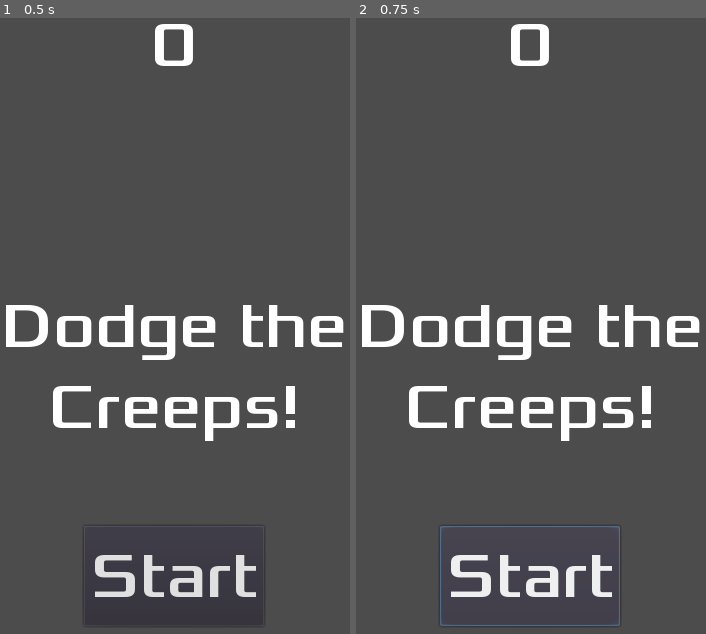
Above: before the commit, frames 1-2 (left to right).
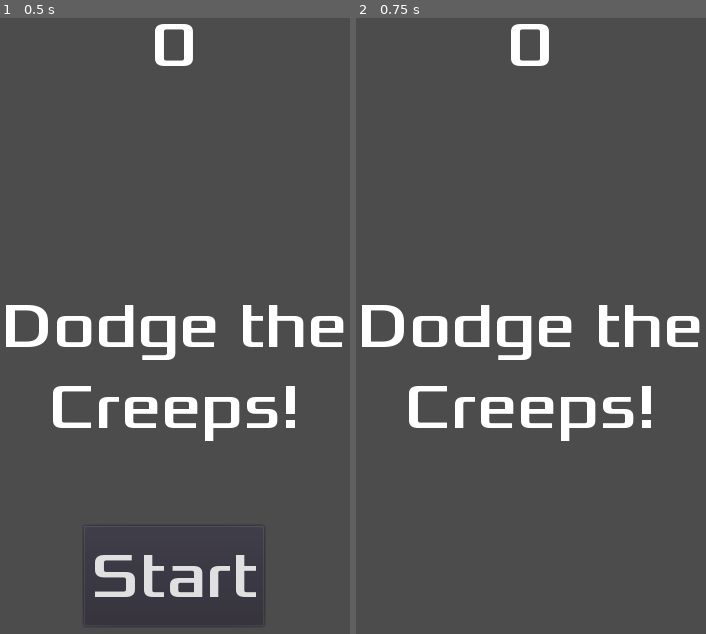
Above: after the commit, the same moments.

Repository: SandraRuPo/dodgeTheCreepSandra
Game: Godot game, scene res://HUD.tscn
The game is run twice, just before and just after one commit, with the same random seed, the same clock (stepped at 60 frames per second) and the same inputs. This scene is started directly instead of the project's main scene.
Inputs:
- Up to frame 1 (0.5 s): no input
- Up to frame 2 (0.75 s): click "Start" at 0.5 s

Frame 1 is identical in both runs. In frame 2, 1.6% of the frame differs, in the area x 24-76%, y 82-99%.

Commit message:
Errors solucionats

Diff:
--- a/DodgeTheCreepSandra/HUD.gd
+++ b/DodgeTheCreepSandra/HUD.gd
@@ -5,6 +5,7 @@
 	$Message.text = text
 	$Message.show()
 	$MessageTimer.start()
+	print("show_message")
 
 func show_game_over():
 	show_message("Game Over")
@@ -18,10 +19,13 @@
 
 func update_score(score):
 	$ScoreLabel.text = str(score)
+	print("update_score")
 
 func _on_StartButton_pressed():
+	#print("Start button pressed")
 	$StartButton.hide()
 	emit_signal("start_game")
 
 func _on_MessageTimer_timeout():
+	print("_on_MessageTime_timeout")
 	$Message.hide()
--- a/DodgeTheCreepSandra/HUD.tscn
+++ b/DodgeTheCreepSandra/HUD.tscn
@@ -23,7 +23,7 @@
 text = "0"
 align = 1
 
-[node name="Missatge" type="Label" parent="."]
+[node name="Message" type="Label" parent="."]
 anchor_top = 0.5
 anchor_right = 1.0
 anchor_bottom = 0.5
@@ -52,3 +52,6 @@
 [node name="MessageTimer" type="Timer" parent="."]
 wait_time = 2.0
 one_shot = true
+
+[connection signal="pressed" from="StartButton" to="." method="_on_StartButton_pressed"]
+[connection signal="timeout" from="MessageTimer" to="." method="_on_MessageTimer_timeout"]
--- a/DodgeTheCreepSandra/Main.gd
+++ b/DodgeTheCreepSandra/Main.gd
@@ -16,6 +16,7 @@
 	$DeathSound.play()
 
 func new_game():
+	print("Entra a new_game")
 	score = 0
 	$Player.start($StartPosition.position)
 	$StartTimer.start()
@@ -26,11 +27,11 @@
 
 func _on_ScoreTimer_timeout():
 	score += 1
+	$HUD.update_score(score)
 
 func _on_StartTimer_timeout():
 	$MobTimer.start()
 	$ScoreTimer.start()
-	$HUD.update_score(score)
 
 func _on_MobTimer_timeout():
 	# Crea una nova instància de l'escena Mob.
--- a/DodgeTheCreepSandra/Main.tscn
+++ b/DodgeTheCreepSandra/Main.tscn
@@ -49,4 +49,7 @@
 stream = ExtResource( 5 )
 
 [connection signal="hit" from="Player" to="." method="game_over"]
+[connection signal="timeout" from="MobTimer" to="." method="_on_MobTimer_timeout"]
+[connection signal="timeout" from="ScoreTimer" to="." method="_on_ScoreTimer_timeout"]
+[connection signal="timeout" from="StartTimer" to="." method="_on_StartTimer_timeout"]
 [connection signal="start_game" from="HUD" to="." method="new_game"]
--- a/DodgeTheCreepSandra/Mobs.gd
+++ b/DodgeTheCreepSandra/Mobs.gd
@@ -5,5 +5,6 @@
 	var mob_types = $AnimatedSprite.frames.get_animation_names()
 	$AnimatedSprite.animation = mob_types[randi() % mob_types.size()]
 
+
 func _on_VisibilityNotifier2D_screen_exited():
 	queue_free()
--- a/DodgeTheCreepSandra/Mobs.tscn
+++ b/DodgeTheCreepSandra/Mobs.tscn
@@ -52,3 +52,5 @@
 }
 
 [node name="VisibilityNotifier2D" type="VisibilityNotifier2D" parent="."]
+
+[connection signal="screen_exited" from="VisibilityNotifier2D" to="." method="_on_VisibilityNotifier2D_screen_exited"]
